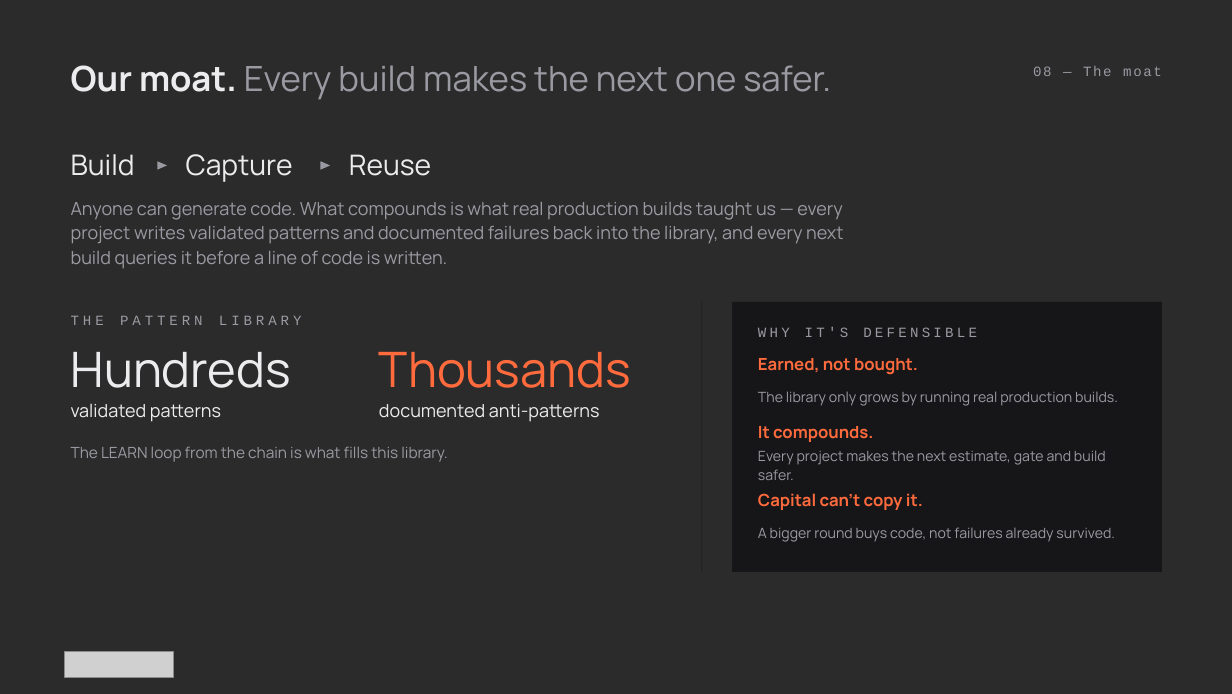
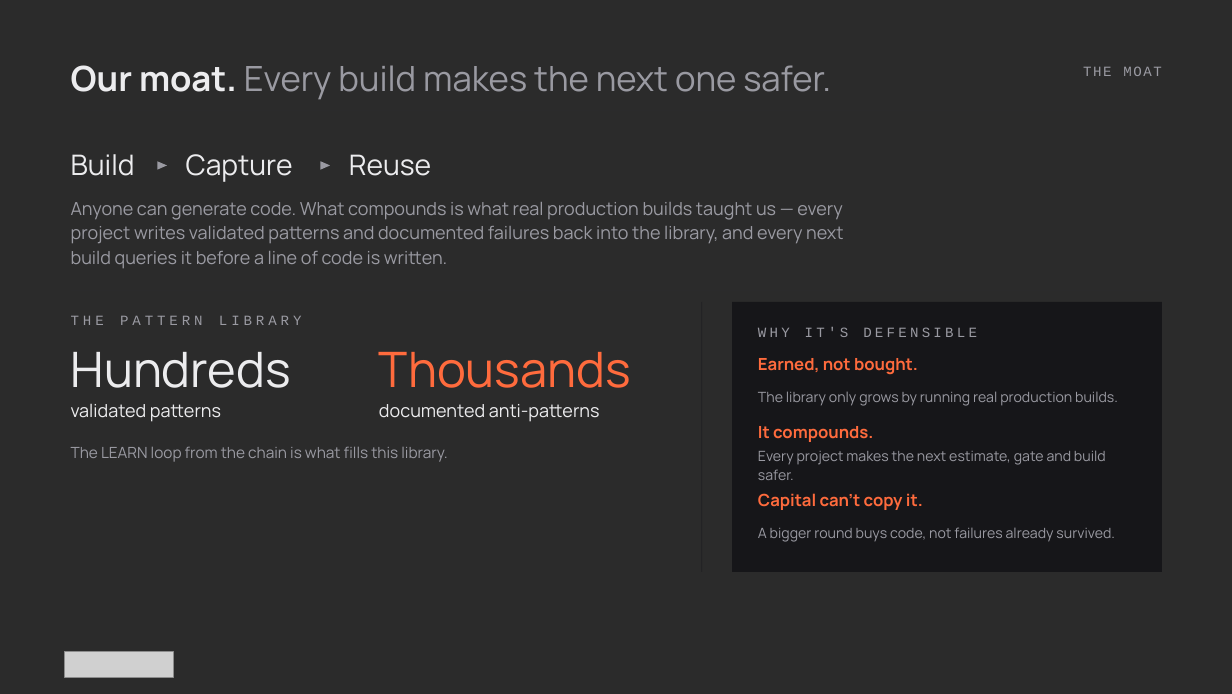
Before and after one commit to athenarunai-gif/Athena, a slide deck: slide 8 of deck/Pitch_Deck_AthenaRun_v2.pptx. Drawn at 1232x694 pixels with LibreOffice and Linux fonts; fonts in the diff are those of the drawing; grey boxes stand for pictures; background and template pictures are left out; a plain dark background stands for a picture behind light text. Boxes give left, top, right and bottom in pixels: in the first picture for what was removed or moved away, otherwise in the second. Text is boxed around its words. In the diff, an @@ line names an element or a change of style, - is before the commit and + after.

```diff
--- a/deck/Pitch_Deck_AthenaRun_v2.pptx
+++ b/deck/Pitch_Deck_AthenaRun_v2.pptx
@@ text at (1083,66,1162,76): text changed @@
-08 — The moat
+THE MOAT
```
Also in this commit, not shown: 9 other slides changed, 3 slides added, 3 slides removed, 5 other files.
